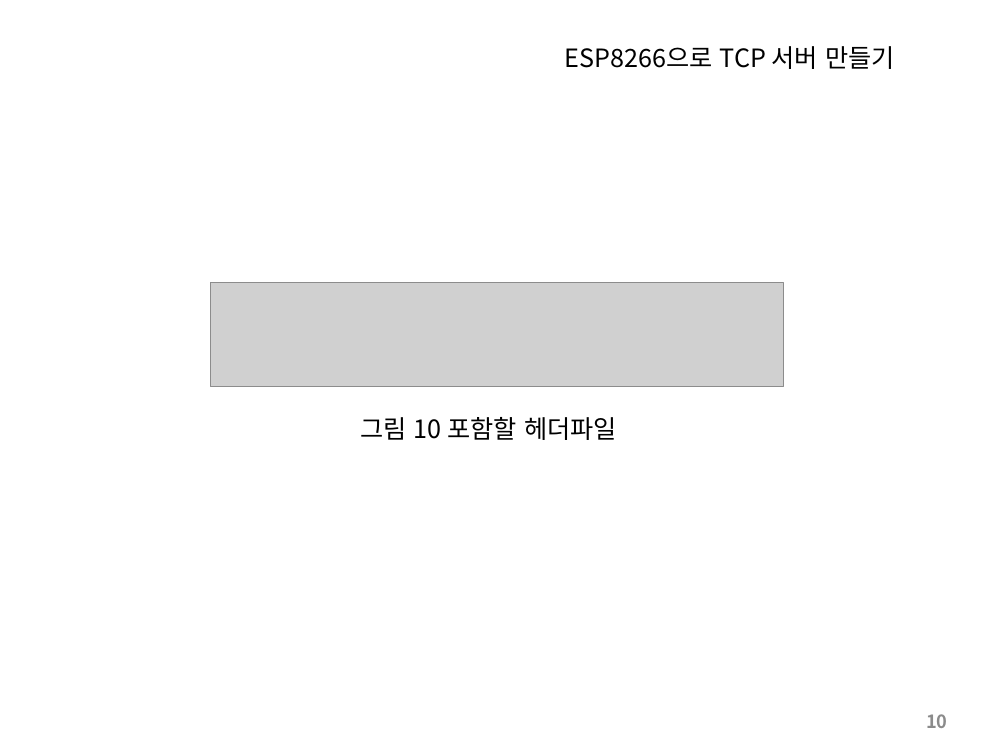
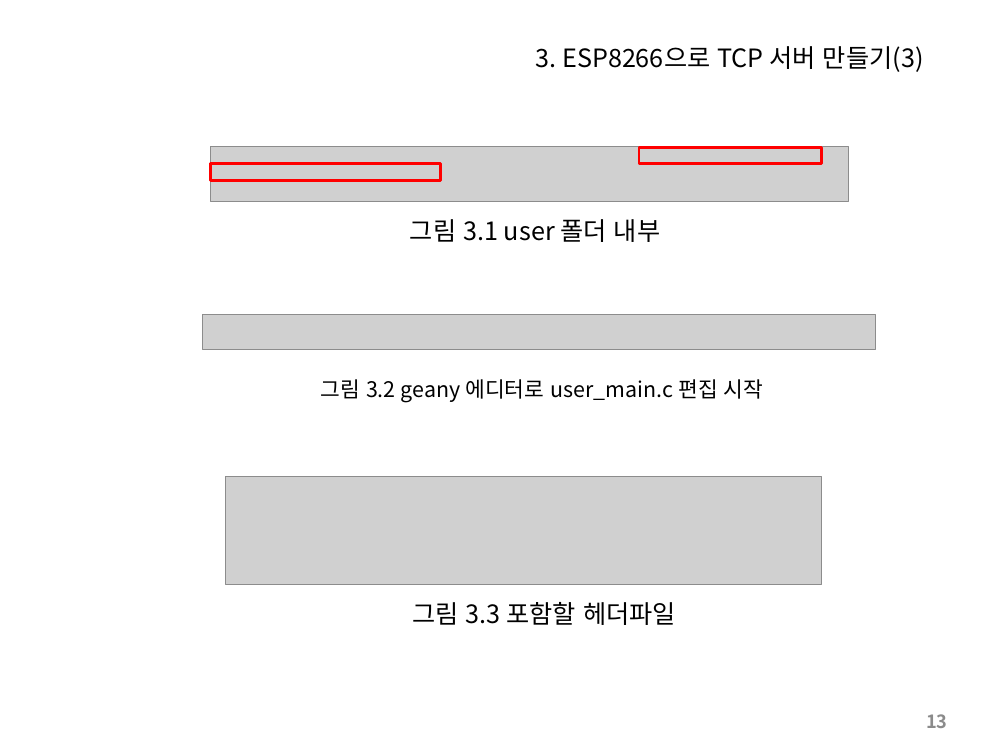
Before and after one commit to SleeperKKY/ESP8266, a slide deck: slide 13 of ESP8266 Direct Coding.pptx (slide 10 before the commit). Drawn at 1008x756 pixels with LibreOffice and Linux fonts; fonts in the diff are those of the drawing; grey boxes stand for pictures. Boxes give left, top, right and bottom in pixels: in the first picture for what was removed or moved away, otherwise in the second. Text is boxed around its words. In the diff, an @@ line names an element or a change of style, - is before the commit and + after.

```diff
--- a/ESP8266 Direct Coding.pptx
+++ b/ESP8266 Direct Coding.pptx
@@ title at box(536, 46, 924, 72): text changed @@
-ESP8266으로 TCP 서버 만들기
+3. ESP8266으로 TCP 서버 만들기(3)
@@ picture added at box(211, 147, 849, 202) @@
@@ rectangle added at box(639, 148, 822, 164), outline #FF0000 2 pt @@
@@ rectangle added at box(211, 163, 440, 180), outline #FF0000 2 pt @@
@@ text added at box(410, 219, 660, 242), 18 pt, text #000000 @@
+그림 3.1 user 폴더 내부
@@ picture added at box(203, 314, 876, 349) @@
@@ text added at box(320, 379, 764, 403), 15.3 pt, text #000000 @@
+그림 3.2 geany 에디터로 user_main.c 편집 시작
@@ picture: place and size @@
-picture at box(211, 283, 784, 387)
+picture at box(226, 477, 822, 585)
@@ text at box(413, 602, 676, 625): text changed @@
-그림 10 포함할 헤더파일
+그림 3.3 포함할 헤더파일
@@ page number at box(926, 714, 947, 728): text changed @@
-10
+13
```
Also in this commit, not shown: 16 other slides changed, 4 slides added, 1 other file.
